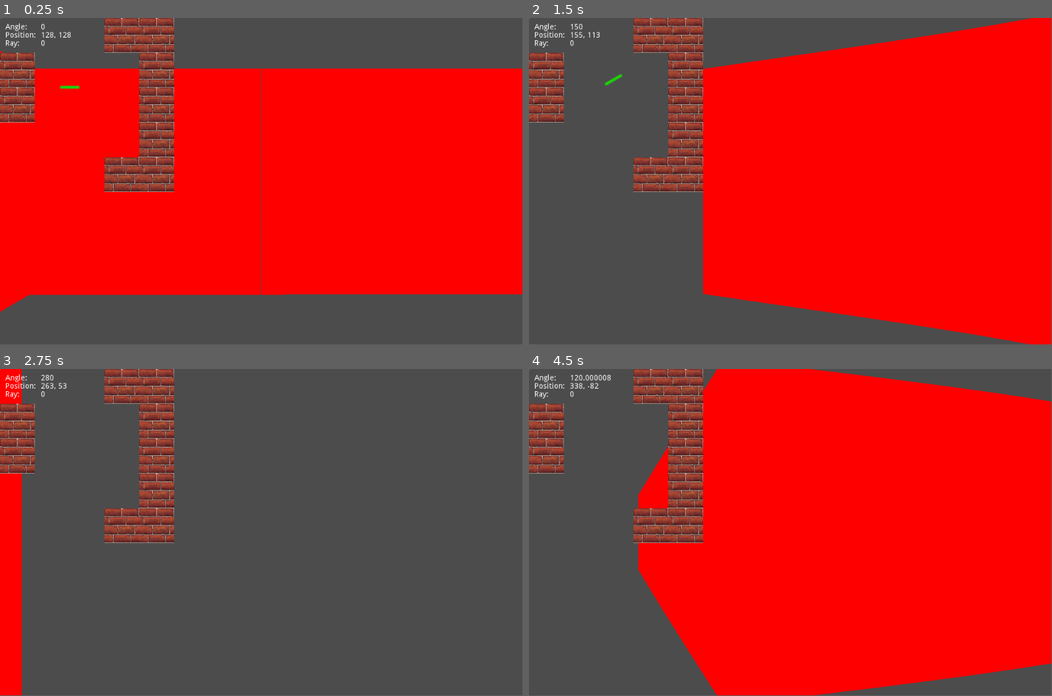
Above: before the commit, frames 1-4 (two rows, left to right).
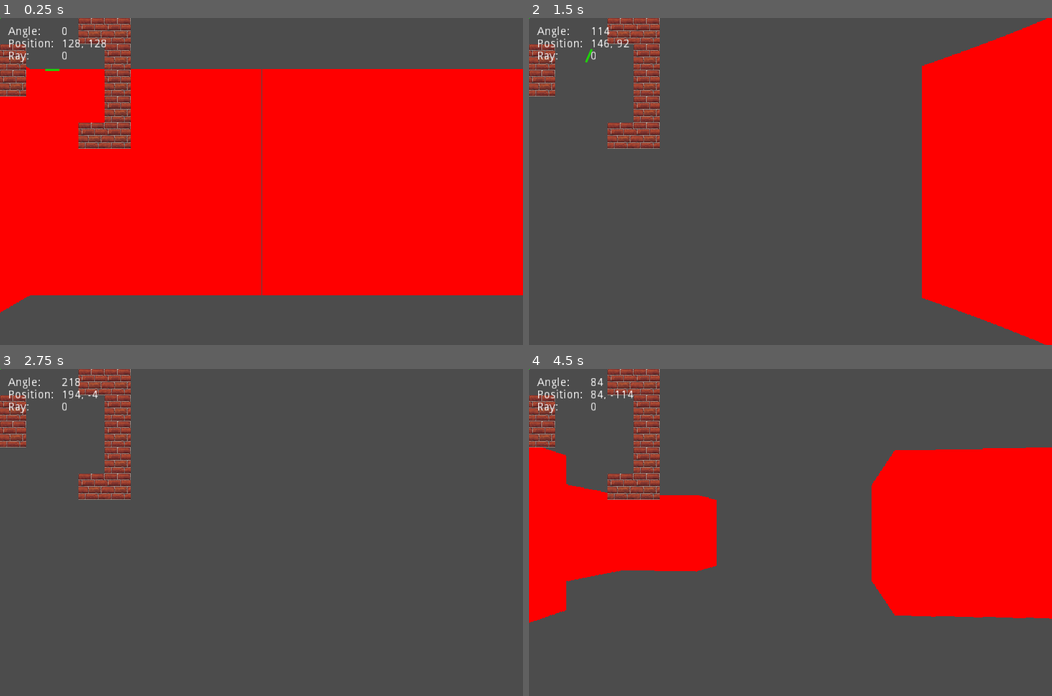
Above: after the commit, the same moments.

Repository: rdparedes/doom-godot
Game: Godot game, scene res://scenes/Main.tscn
Same seed, same stepped clock (60 frames per second), same inputs: the game is played once before the commit and once after it.
Inputs:
- Up to frame 1 (0.25 s): no input
- Up to frame 2 (1.5 s): tap Enter at 0.5 s; hold Right (ui_right) 0.53-1.28 s; hold Down (ui_down) from 1.28 s (still down)
- Up to frame 3 (2.75 s): release Down (ui_down) at 2.03 s; hold Right (ui_right) from 2.03 s (still down)
- Up to frame 4 (4.5 s): release Right (ui_right) at 2.78 s; hold Up (ui_up) 2.78-3.53 s; hold Left (ui_left) from 3.53 s (still down)
In our replay, the window is 799x499 before the commit and 800x500 after it. These sizes can differ from the game's own. Grey fills any space a smaller window leaves; there, only what the larger window draws over its background counts as a difference.

The runs differ from the first frame. In frame 1, 9.5% of the frame differs, in the area x 0-100%, y 0-91%; in frame 2, 44%; in frame 3, 12%; in frame 4, 62%, in the area x 0-100%, y 0-100%.

Commit message:
Adjust velocity and rendering settings

Diff:
--- a/project.godot
+++ b/project.godot
@@ -14,11 +14,20 @@
 run/main_scene="res://scenes/Main.tscn"
 config/icon="res://images/icon.png"
 
+[debug]
+
+settings/fps/force_fps=60
+settings/stdout/print_fps=true
+
 [display]
 
-window/size/width=960
+window/size/width=640
+window/size/height=400
 window/size/resizable=false
 window/size/always_on_top=true
+window/size/test_width=960
+window/size/test_height=600
+window/stretch/mode="2d"
 window/stretch/aspect="keep"
 window/stretch/shrink="1"
 
@@ -34,4 +43,6 @@
 
 [rendering]
 
+quality/filters/use_nearest_mipmap_filter=true
+quality/filters/msaa=1
 environment/default_environment="res://default_env.tres"
--- a/scenes/Main.tscn
+++ b/scenes/Main.tscn
@@ -20,10 +20,12 @@
 
 [node name="Projection" parent="." index="2" instance=ExtResource( 3 )]
 
-player_speed = 10
+player_speed = 7
+view_distance = 30
 
 [node name="HUD" type="Node2D" parent="." index="3"]
 
+scale = Vector2( 0.5, 0.5 )
 _sections_unfolded = [ "Transform", "Visibility" ]
 
 [node name="Player" parent="HUD" index="0" instance=ExtResource( 4 )]
--- a/scripts/Projection.gd
+++ b/scripts/Projection.gd
@@ -6,8 +6,8 @@
 export (int) var view_distance = 20
 
 const FOV = 60
-var PROJECTION_PLANE_WIDTH = OS.get_real_window_size().x
-var PROJECTION_PLANE_HEIGHT = OS.get_real_window_size().y
+var PROJECTION_PLANE_WIDTH = 640
+var PROJECTION_PLANE_HEIGHT = 400
 var PROJECTION_X_CENTER = PROJECTION_PLANE_WIDTH / 2
 var PROJECTION_Y_CENTER = PROJECTION_PLANE_HEIGHT / 2
 
@@ -51,7 +51,7 @@
 var player_view_area = Rect2(0, 0, 0, 0)
 
 var process_timer = 0
-var process_timer_limit = 0.05
+var process_timer_limit = 0.02
 
 func arcToRad(angle):
   return ((angle*PI)/ANGLE180)
@@ -110,7 +110,7 @@
 func _draw():
   _cast_rays()
 
-func _process(delta):
+func _physics_process(delta):
   process_timer += delta
   if process_timer < process_timer_limit:
     return
@@ -136,12 +136,12 @@
   )
 
 func _rotate_right(delta):
-  player.rotation += ANGLE10
+  player.rotation += ANGLE5
   if player.rotation >= ANGLE360:
     player.rotation -= ANGLE360
 
 func _rotate_left(delta):
-  player.rotation -= ANGLE10
+  player.rotation -= ANGLE5
   if player.rotation < ANGLE0:
     player.rotation += ANGLE360
 
